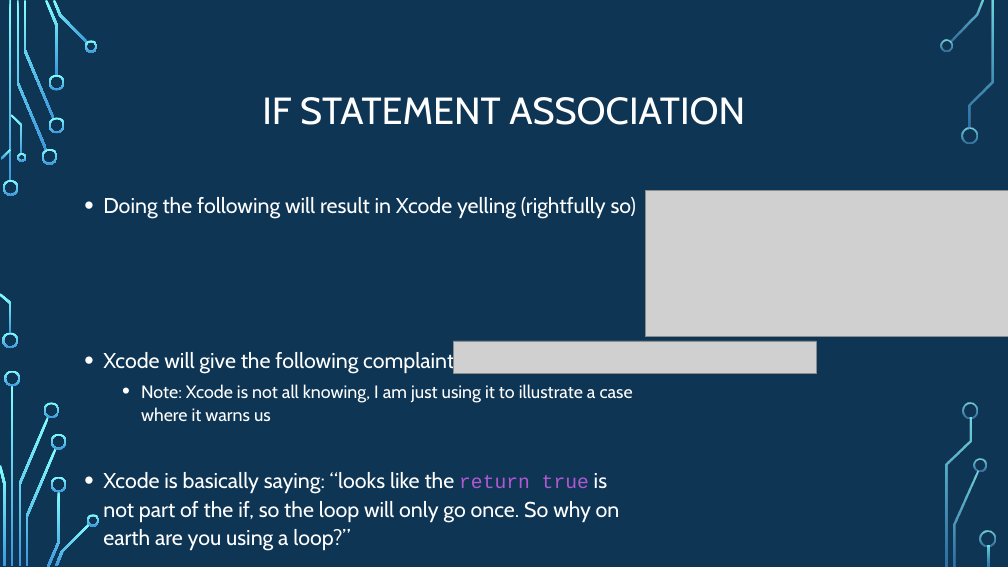
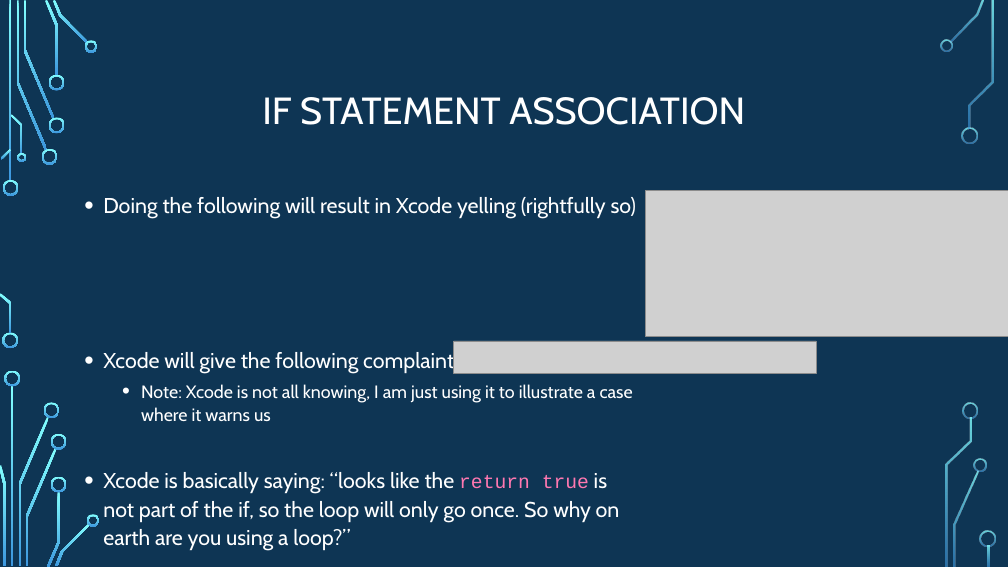
Before and after one commit to psypdt/ZIS_C-_Summer_Course_2019, a slide deck: slide 35 of Day_4/Day_4.pptx. Drawn at 1008x567 pixels with LibreOffice and Linux fonts; fonts in the diff are those of the drawing; grey boxes stand for pictures; background and template pictures are left out. Boxes give left, top, right and bottom in pixels: in the first picture for what was removed or moved away, otherwise in the second. Text is boxed around its words. In the diff, an @@ line names an element or a change of style, - is before the commit and + after.

```diff
--- a/Day_4/Day_4.pptx
+++ b/Day_4/Day_4.pptx
@@ text at [103,472,620,551]: text colour #B258D3 to #FF78B1 in "return true" @@
```
Also in this commit, not shown: 14 other slides changed, 2 slides added.
